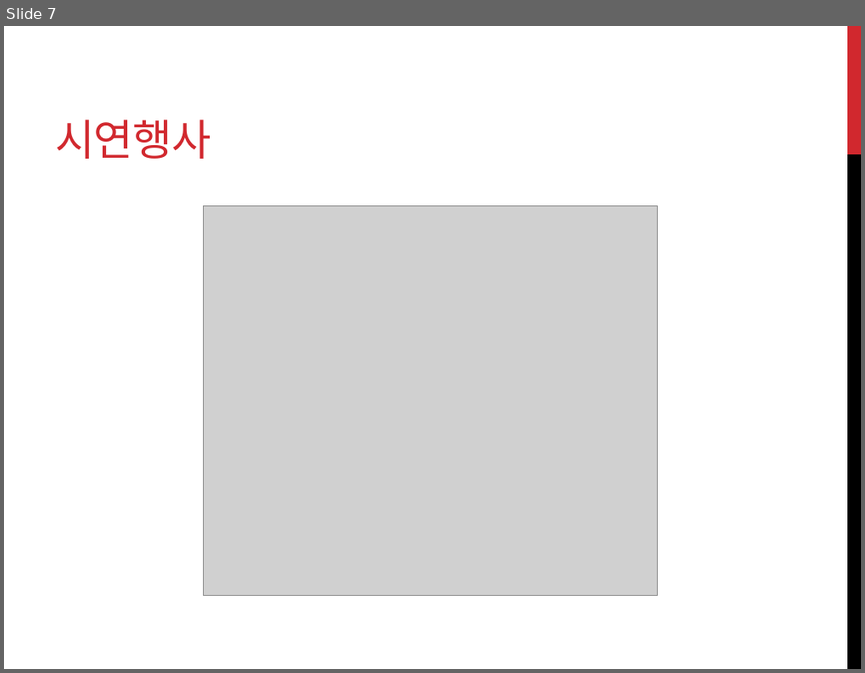
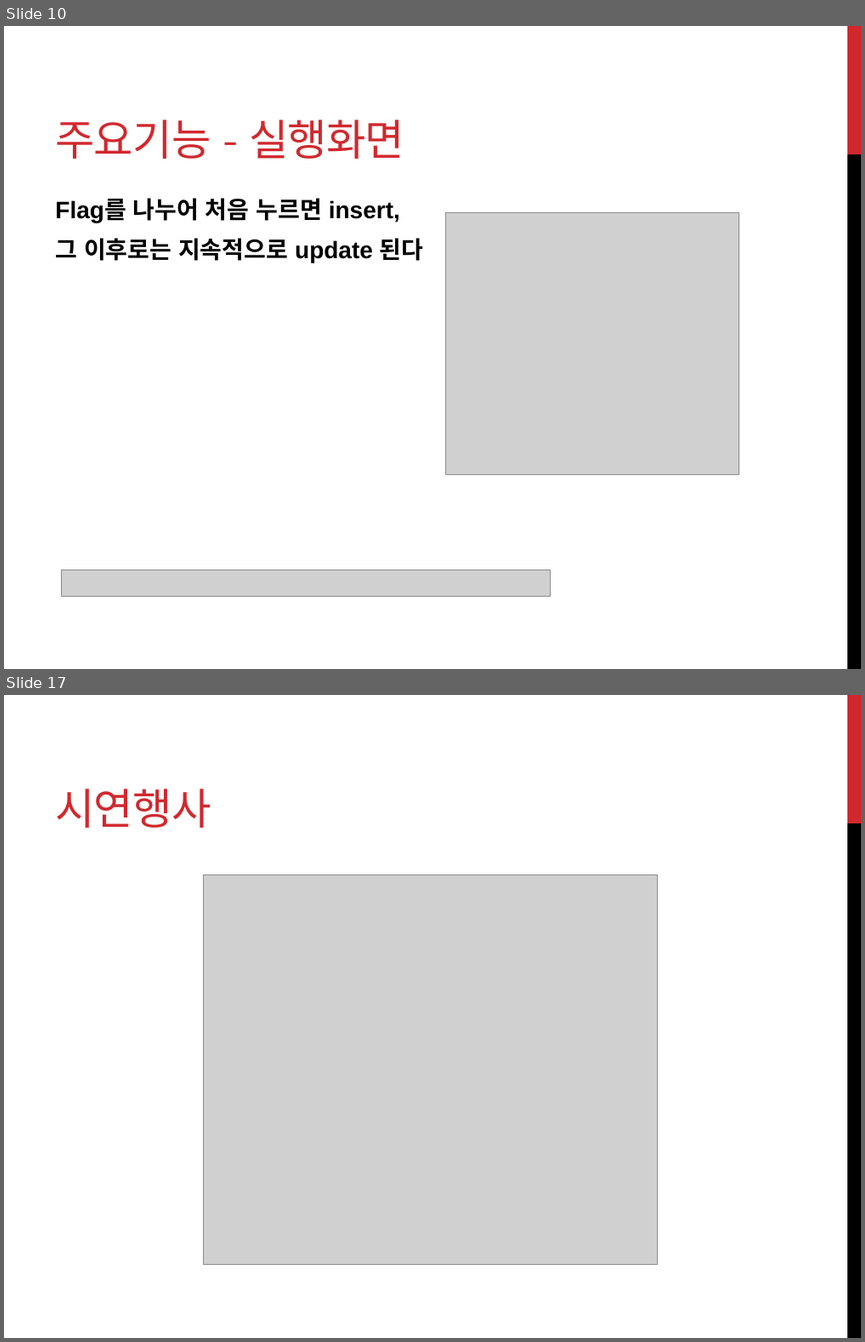
Before and after one commit to jinlee10/javaminiproj, a slide deck: Java_mini_proj_home/java_proj_PPT.pptx. Shown one above the other, each under a label of ours: slide 7 before the commit, slides 10 and 17 after it; the slides between them are not shown. The pictures are 865x673 and 865x1342 pixels, drawn with LibreOffice and Linux fonts; fonts in the diff are those of the drawing; grey boxes stand for pictures. Boxes give left, top, right and bottom in pixels: in the first picture for what was removed or moved away, otherwise in the second. Text is boxed around its words. In the diff, an @@ line names an element or a change of style, - is before the commit and + after.

```diff
--- a/Java_mini_proj_home/java_proj_PPT.pptx
+++ b/Java_mini_proj_home/java_proj_PPT.pptx
@@ slide 10 added at [4, 26, 861, 669], background #FFFFFF; not listed: 2 template elements that a slide beside it also shows @@
@@ title added at [55, 120, 404, 159], 36 pt, text #D1282E @@
+주요기능 - 실행화면
@@ text added at [55, 198, 424, 263], 20 pt, text #000000, bold @@
+Flag를 나누어 처음 누르면 insert,
+그 이후로는 지속적으로 update 된다
@@ picture added at [446, 213, 739, 475] @@
@@ picture added at [62, 570, 551, 596] @@
@@ what was slide 7 is now slide 17 @@
```
Also in this commit, not shown: 1 slide changed, 9 other slides added.
